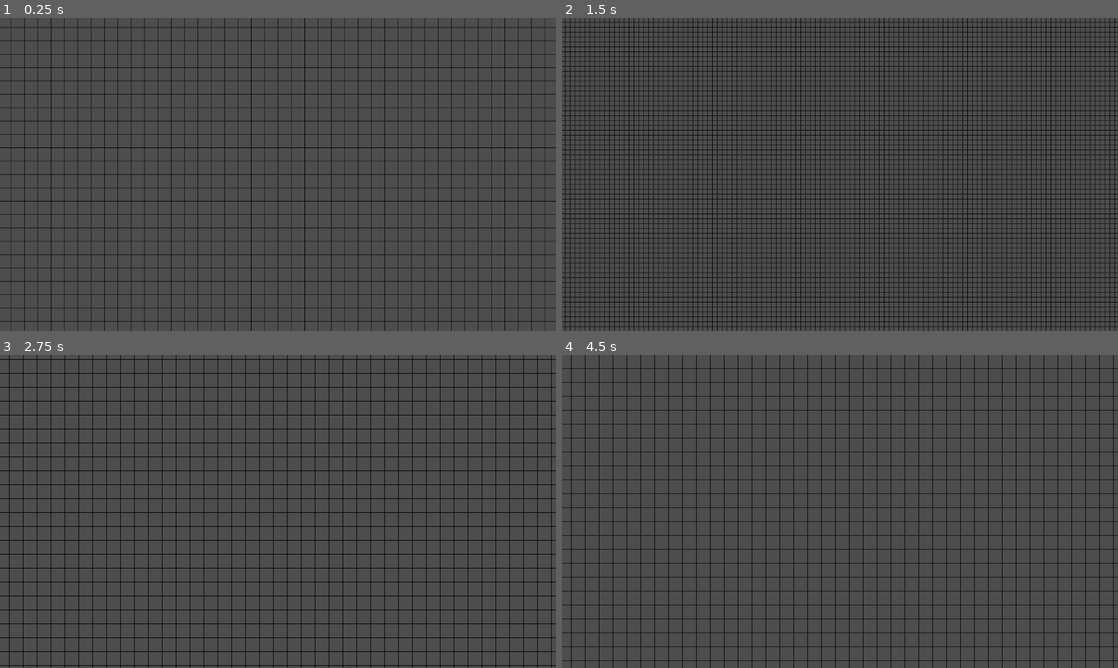
Above: before the commit, frames 1-4 (two rows, left to right).
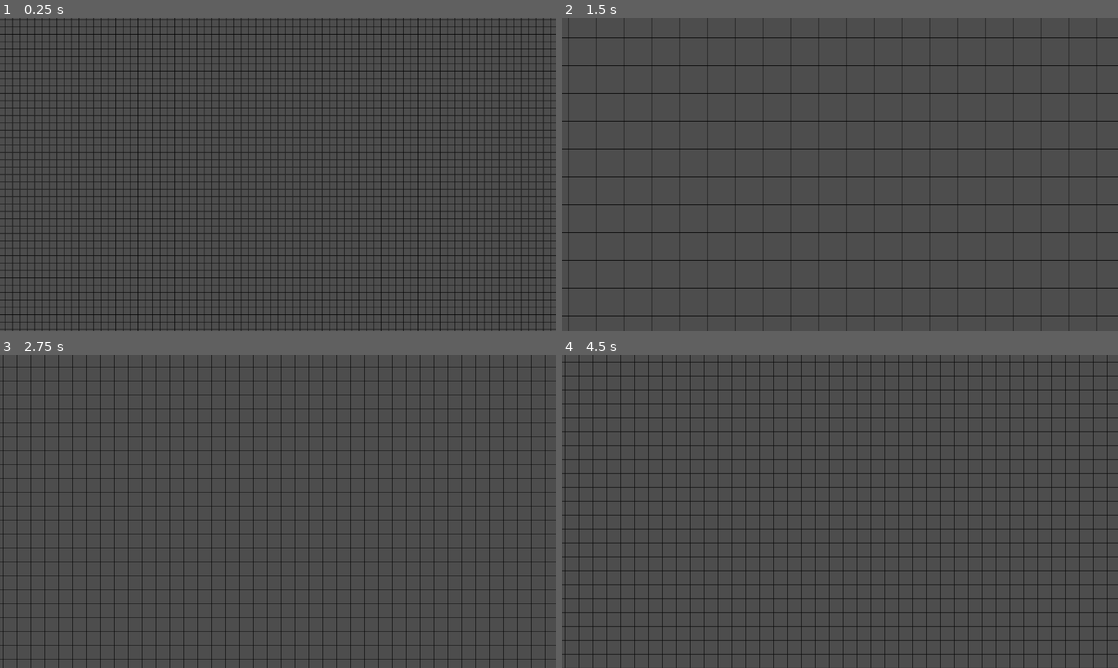
Above: after the commit, the same moments.

Repository: SelfDevTV/Pixler
Game: Godot game, scene res://scenes/main.tscn
The game is run twice, just before and just after one commit, with the same random seed, the same clock (stepped at 60 frames per second) and the same inputs.
Inputs (mouse positions are in pixels of both pictures, inside the frame that each line leads up to):
- Up to frame 1 (0.25 s): no input
- Up to frame 2 (1.5 s): move the mouse to (962, 158) at 0.52 s; tap Middle mouse button (pan_activate) at 0.6 s; tap Enter at 1.25 s; move the mouse to (728, 190) at 1.27 s; tap Mouse wheel up (zoom_in) at 1.35 s
- Up to frame 3 (2.75 s): tap Space at 2 s; move the mouse to (333, 442) at 2.02 s; tap Mouse wheel down (zoom_out) at 2.1 s
- Up to frame 4 (4.5 s): tap Enter at 2.75, 4.25 s; move the mouse to (812, 574) at 2.77 s; tap Middle mouse button (pan_activate) at 2.85 s; tap Space at 3.5 s; move the mouse to (1006, 558) at 3.52 s; tap Mouse wheel up (zoom_in) at 3.6 s; move the mouse to (673, 464) at 4.27 s; tap Mouse wheel down (zoom_out) at 4.35 s

The runs differ from the first frame. In frame 1, 24% of the frame differs, in the area x 0-100%, y 0-100%; in frame 2, 30%; in frame 3, 18%; in frame 4, 18%.

Commit message:
added claude.md file

Diff:
--- a/scripts/grid_camera.gd
+++ b/scripts/grid_camera.gd
@@ -25,7 +25,6 @@
 
 # Zoom
 const ZOOM_LEVELS = [
-    Vector2(0.25, 0.25),
     Vector2(0.5, 0.5),
     Vector2(1.0, 1.0),
     Vector2(2.0, 2.0),
@@ -33,7 +32,7 @@
     Vector2(8.0, 8.0),
     Vector2(16.0, 16.0)
 ]
-var current_zoom_level: int = 6  # Start at 1.0x zoom
+var current_zoom_level: int = 4  # Start at 1.0x zoom
 
 # Smooth interpolation settings
 var smooth_position_speed: float = 5.0
@@ -202,7 +201,7 @@
         var viewport_size = get_viewport_rect().size
         var zoom_x = viewport_size.x / grid_width
         var zoom_y = viewport_size.y / grid_height
-        var ideal_zoom = min(zoom_x, zoom_y) * 0.9  # 90% to leave some margin
+        var ideal_zoom = min(zoom_x, zoom_y) * 0.1  # 90% to leave some margin
 
         # Find closest zoom level
         var closest_level = 0
Not shown, added: claude.md
